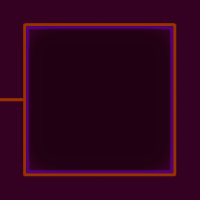
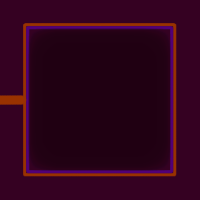
Layer changes from the first 200px x 200px image to the second:
painted on "Layer 2" over [left=0, top=95, right=27, bottom=105]
